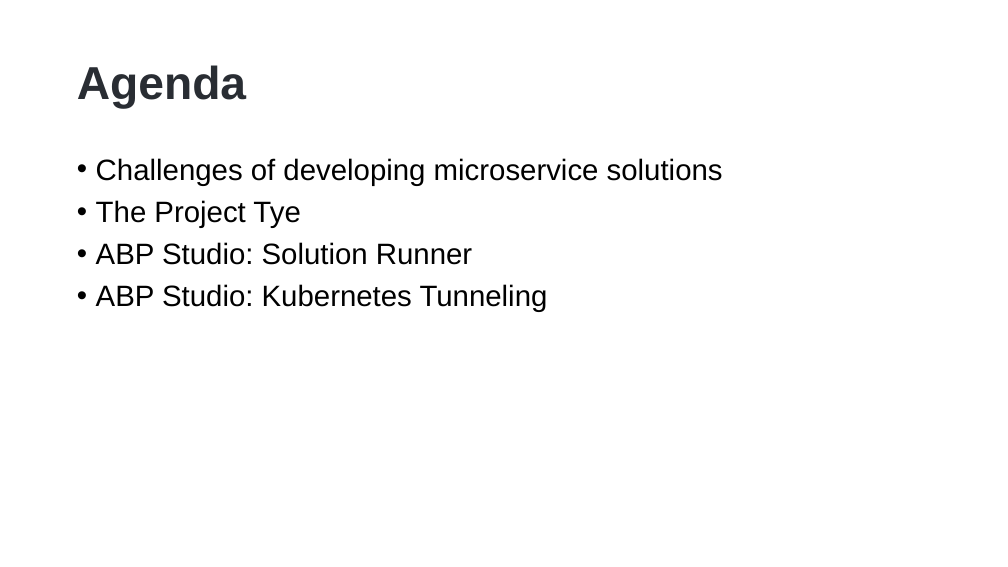
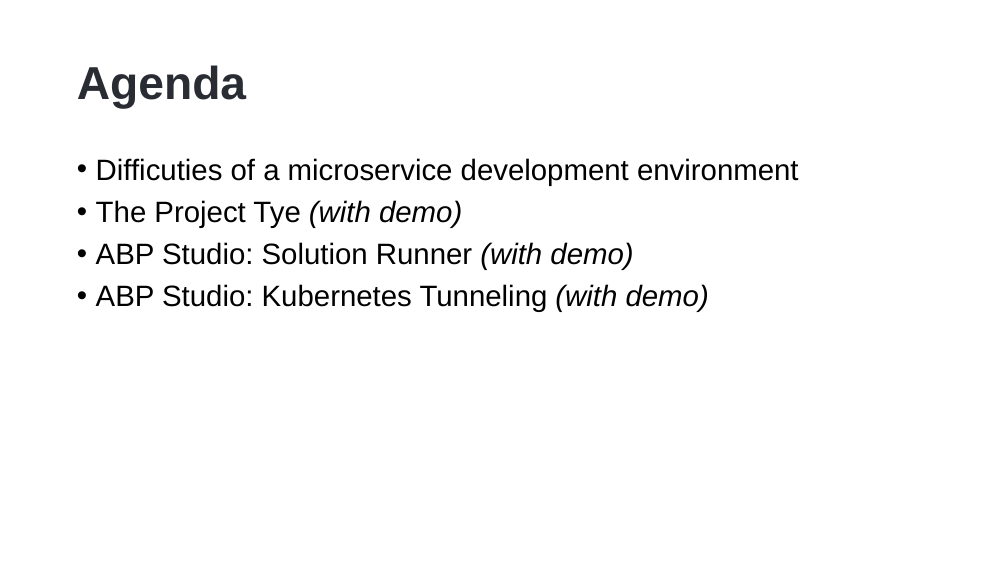
Before and after one commit to hikalkan/presentations, a slide deck: slide 3 of 2023-05-10 ABP Conf 2023 Developing with Kubernetes/Developing with Kubernetes.pptx. Drawn at 1008x567 pixels with LibreOffice and Linux fonts; fonts in the diff are those of the drawing; background and template pictures are left out. Boxes give left, top, right and bottom in pixels: in the first picture for what was removed or moved away, otherwise in the second. Text is boxed around its words. In the diff, an @@ line names an element or a change of style, - is before the commit and + after.

```diff
--- a/2023-05-10 ABP Conf 2023 Developing with Kubernetes/Developing with Kubernetes.pptx
+++ b/2023-05-10 ABP Conf 2023 Developing with Kubernetes/Developing with Kubernetes.pptx
@@ text at bbox=[96, 158, 799, 312]: text changed @@
-• Challenges of developing microservice solutions
-• The Project Tye
-• ABP Studio: Solution Runner
-• ABP Studio: Kubernetes Tunneling
+• Difficuties of a microservice development environment
+• The Project Tye (with demo)
+• ABP Studio: Solution Runner (with demo)
+• ABP Studio: Kubernetes Tunneling (with demo)
```
Also in this commit, not shown: 3 other slides changed.
